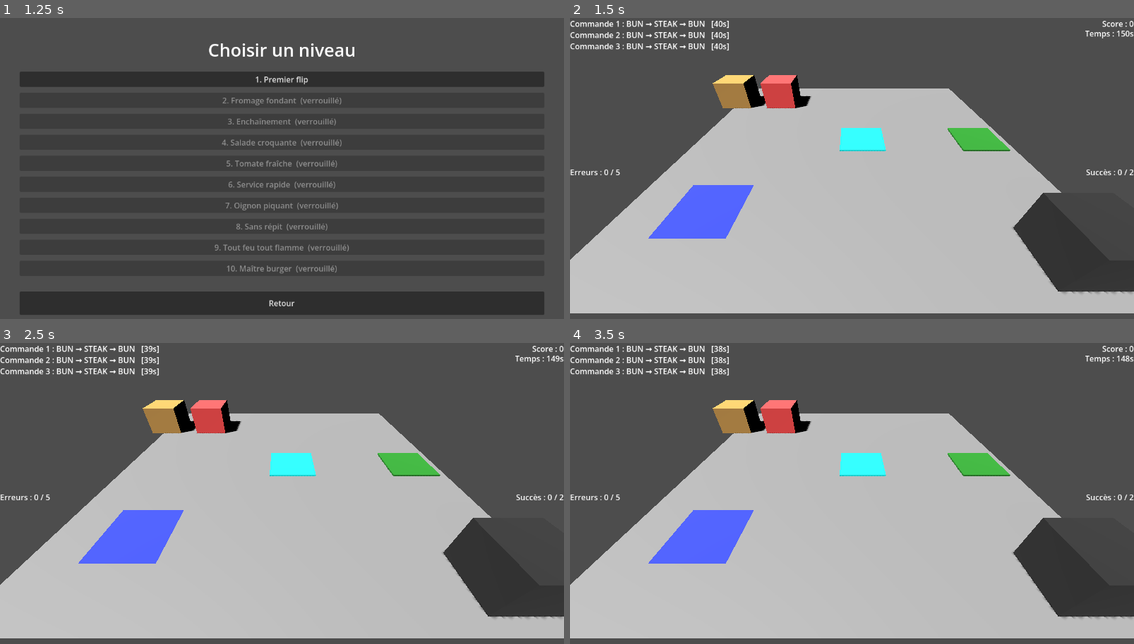
Above: before the commit, frames 1-4 (two rows, left to right).
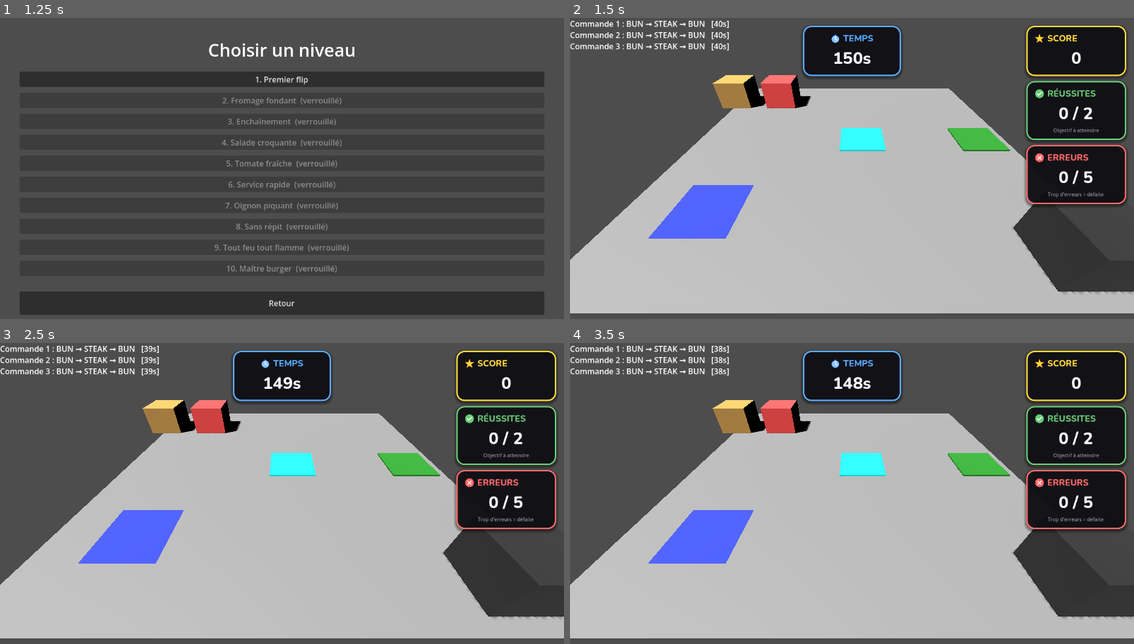
Above: after the commit, the same moments.

Repository: arthur-mdn/Godot-Burger-Maker
Game: Godot game, scene res://Scenes/MainMenu.tscn
Same seed, same stepped clock (60 frames per second), same inputs: the game is played once before the commit and once after it.
Inputs (mouse positions are in pixels of both pictures, inside the frame that each line leads up to):
- Up to frame 1 (1.25 s): click "Jouer" at 0.5 s
- Up to frame 2 (1.5 s): click "1. Premier flip" at 1.25 s
- Up to frame 3 (2.5 s): tap Enter at 2 s; move the mouse to (406, 484) at 2.02 s; click (406, 484) at 2.17 s
- Up to frame 4 (3.5 s): tap Space at 2.75 s; move the mouse to (739, 517) at 2.77 s; click (739, 517) at 2.92 s

Frame 1 is identical in both runs. In frame 2, 13% of the frame differs, in the area x 0-100%, y 0-63%; in frame 3, 13%; in frame 4, 13%.

Commit message:
Restyle HUD cards

Diff:
--- /dev/null
+++ b/Assets/UI/icon_check.svg
@@ -0,0 +1,4 @@
+<svg xmlns="http://www.w3.org/2000/svg" viewBox="0 0 64 64">
+  <circle cx="32" cy="32" r="28" fill="#6BCB77" stroke="#3D9A4A" stroke-width="3"/>
+  <path d="M18 32 L28 42 L46 22" fill="none" stroke="#FFFFFF" stroke-width="6" stroke-linecap="round" stroke-linejoin="round"/>
+</svg>
--- /dev/null
+++ b/Assets/UI/icon_cross.svg
@@ -0,0 +1,4 @@
+<svg xmlns="http://www.w3.org/2000/svg" viewBox="0 0 64 64">
+  <circle cx="32" cy="32" r="28" fill="#FF6B6B" stroke="#D93B3B" stroke-width="3"/>
+  <path d="M22 22 L42 42 M42 22 L22 42" fill="none" stroke="#FFFFFF" stroke-width="6" stroke-linecap="round"/>
+</svg>
--- /dev/null
+++ b/Assets/UI/icon_star.svg
@@ -0,0 +1,3 @@
+<svg xmlns="http://www.w3.org/2000/svg" viewBox="0 0 64 64">
+  <polygon points="32,4 39,24 60,24 43,38 50,58 32,46 14,58 21,38 4,24 25,24" fill="#FFD93D" stroke="#E8A317" stroke-width="3" stroke-linejoin="round"/>
+</svg>
--- /dev/null
+++ b/Assets/UI/icon_timer.svg
@@ -0,0 +1,5 @@
+<svg xmlns="http://www.w3.org/2000/svg" viewBox="0 0 64 64">
+  <circle cx="32" cy="36" r="24" fill="#8EC5FF" stroke="#3A7BD5" stroke-width="3"/>
+  <rect x="28" y="6" width="8" height="8" rx="2" fill="#3A7BD5"/>
+  <path d="M32 20 L32 36 L44 42" fill="none" stroke="#FFFFFF" stroke-width="5" stroke-linecap="round" stroke-linejoin="round"/>
+</svg>
--- a/Scenes/main.tscn
+++ b/Scenes/main.tscn
@@ -8,6 +8,77 @@
 [ext_resource type="Script" uid="uid://c78nbccfty34y" path="res://Scripts/order_manager.gd" id="7_6bp64"]
 [ext_resource type="PackedScene" uid="uid://c2cnq2dxoljcq" path="res://Scenes/CuttingBoard.tscn" id="7_cb"]
 [ext_resource type="PackedScene" uid="uid://dyiu5aj8yyv8d" path="res://Scenes/ServingStation.tscn" id="8_344ge"]
+[ext_resource type="Texture2D" path="res://Assets/UI/icon_star.svg" id="9_star"]
+[ext_resource type="Texture2D" path="res://Assets/UI/icon_check.svg" id="10_check"]
+[ext_resource type="Texture2D" path="res://Assets/UI/icon_cross.svg" id="11_cross"]
+[ext_resource type="Texture2D" path="res://Assets/UI/icon_timer.svg" id="12_timer"]
+[ext_resource type="FontFile" path="res://Assets/Fonts/Nunito-ExtraBold.woff" id="13_font"]
+
+[sub_resource type="FontVariation" id="Font_title"]
+base_font = ExtResource("13_font")
+
+[sub_resource type="FontVariation" id="Font_value"]
+base_font = ExtResource("13_font")
+
+[sub_resource type="StyleBoxFlat" id="StyleBoxFlat_score"]
+bg_color = Color(0.06, 0.06, 0.08, 0.95)
+border_width_left = 3
+border_width_top = 3
+border_width_right = 3
+border_width_bottom = 3
+border_color = Color(1, 0.851, 0.239, 1)
+corner_radius_top_left = 16
+corner_radius_top_right = 16
+corner_radius_bottom_right = 16
+corner_radius_bottom_left = 16
+shadow_color = Color(0, 0, 0, 0.4)
+shadow_size = 6
+shadow_offset = Vector2(0, 3)
+
+[sub_resource type="StyleBoxFlat" id="StyleBoxFlat_success"]
+bg_color = Color(0.06, 0.06, 0.08, 0.95)
+border_width_left = 3
+border_width_top = 3
+border_width_right = 3
+border_width_bottom = 3
+border_color = Color(0.42, 0.796, 0.467, 1)
+corner_radius_top_left = 16
+corner_radius_top_right = 16
+corner_radius_bottom_right = 16
+corner_radius_bottom_left = 16
+shadow_color = Color(0, 0, 0, 0.4)
+shadow_size = 6
+shadow_offset = Vector2(0, 3)
+
+[sub_resource type="StyleBoxFlat" id="StyleBoxFlat_fail"]
+bg_color = Color(0.06, 0.06, 0.08, 0.95)
+border_width_left = 3
+border_width_top = 3
+border_width_right = 3
+border_width_bottom = 3
+border_color = Color(1, 0.42, 0.42, 1)
+corner_radius_top_left = 16
+corner_radius_top_right = 16
+corner_radius_bottom_right = 16
+corner_radius_bottom_left = 16
+shadow_color = Color(0, 0, 0, 0.4)
+shadow_size = 6
+shadow_offset = Vector2(0, 3)
+
+[sub_resource type="StyleBoxFlat" id="StyleBoxFlat_timer"]
+bg_color = Color(0.06, 0.06, 0.08, 0.95)
+border_width_left = 3
+border_width_top = 3
+border_width_right = 3
+border_width_bottom = 3
+border_color = Color(0.353, 0.667, 1, 1)
+corner_radius_top_left = 16
+corner_radius_top_right = 16
+corner_radius_bottom_right = 16
+corner_radius_bottom_left = 16
+shadow_color = Color(0, 0, 0, 0.4)
+shadow_size = 6
+shadow_offset = Vector2(0, 3)
 
 [sub_resource type="PlaneMesh" id="PlaneMesh_7u77a"]
 size = Vector2(10, 10)
@@ -102,65 +173,208 @@
 scroll_active = false
 autowrap_mode = 0
 
-[node name="ScoreLabel" type="RichTextLabel" parent="CanvasLayer" unique_id=505984678]
+[node name="TimerCard" type="PanelContainer" parent="CanvasLayer"]
+anchors_preset = 5
+anchor_left = 0.5
+anchor_right = 0.5
+offset_left = -100.0
+offset_top = 16.0
+offset_right = 100.0
+offset_bottom = 88.0
+grow_horizontal = 2
+theme_override_styles/panel = SubResource("StyleBoxFlat_timer")
+
+[node name="Margin" type="MarginContainer" parent="CanvasLayer/TimerCard"]
+layout_mode = 2
+theme_override_constants/margin_left = 14
+theme_override_constants/margin_top = 10
+theme_override_constants/margin_right = 14
+theme_override_constants/margin_bottom = 10
+
+[node name="Content" type="VBoxContainer" parent="CanvasLayer/TimerCard/Margin"]
+layout_mode = 2
+theme_override_constants/separation = 4
+
+[node name="Header" type="HBoxContainer" parent="CanvasLayer/TimerCard/Margin/Content"]
+layout_mode = 2
+alignment = 1
+theme_override_constants/separation = 6
+
+[node name="Icon" type="TextureRect" parent="CanvasLayer/TimerCard/Margin/Content/Header"]
+custom_minimum_size = Vector2(20, 20)
+layout_mode = 2
+texture = ExtResource("12_timer")
+expand_mode = 1
+stretch_mode = 5
+
+[node name="Title" type="Label" parent="CanvasLayer/TimerCard/Margin/Content/Header"]
+layout_mode = 2
+theme_override_colors/font_color = Color(0.353, 0.667, 1, 1)
+theme_override_fonts/font = SubResource("Font_title")
+theme_override_font_sizes/font_size = 18
+text = "TEMPS"
+vertical_alignment = 1
+
+[node name="Value" type="Label" parent="CanvasLayer/TimerCard/Margin/Content"]
+layout_mode = 2
+theme_override_colors/font_color = Color(1, 1, 1, 1)
+theme_override_fonts/font = SubResource("Font_value")
+theme_override_font_sizes/font_size = 34
+text = "120s"
+horizontal_alignment = 1
+
+[node name="GameHUD" type="VBoxContainer" parent="CanvasLayer"]
 anchors_preset = 1
 anchor_left = 1.0
 anchor_right = 1.0
-offset_left = -40.0
-offset_bottom = 40.0
+offset_left = -220.0
+offset_top = 16.0
+offset_right = -16.0
 grow_horizontal = 0
+theme_override_constants/separation = 10
+
+[node name="ScoreCard" type="PanelContainer" parent="CanvasLayer/GameHUD"]
+custom_minimum_size = Vector2(200, 0)
+layout_mode = 2
+theme_override_styles/panel = SubResource("StyleBoxFlat_score")
+
+[node name="Margin" type="MarginContainer" parent="CanvasLayer/GameHUD/ScoreCard"]
+layout_mode = 2
+theme_override_constants/margin_left = 14
+theme_override_constants/margin_top = 10
+theme_override_constants/margin_right = 14
+theme_override_constants/margin_bottom = 10
+
+[node name="Content" type="VBoxContainer" parent="CanvasLayer/GameHUD/ScoreCard/Margin"]
+layout_mode = 2
+theme_override_constants/separation = 4
+
+[node name="Header" type="HBoxContainer" parent="CanvasLayer/GameHUD/ScoreCard/Margin/Content"]
+layout_mode = 2
+theme_override_constants/separation = 6
+
+[node name="Icon" type="TextureRect" parent="CanvasLayer/GameHUD/ScoreCard/Margin/Content/Header"]
+custom_minimum_size = Vector2(20, 20)
+layout_mode = 2
+texture = ExtResource("9_star")
+expand_mode = 1
+stretch_mode = 5
+
+[node name="Title" type="Label" parent="CanvasLayer/GameHUD/ScoreCard/Margin/Content/Header"]
+layout_mode = 2
+theme_override_colors/font_color = Color(1, 0.851, 0.239, 1)
+theme_override_fonts/font = SubResource("Font_title")
+theme_override_font_sizes/font_size = 18
 text = "SCORE"
-fit_content = true
-scroll_active = false
-autowrap_mode = 0
-autowrap_trim_flags = 0
-horizontal_alignment = 2
-
-[node name="TimerLabel" type="RichTextLabel" parent="CanvasLayer" unique_id=1094620887]
-anchors_preset = 1
-anchor_left = 1.0
-anchor_right = 1.0
-offset_left = -40.0
-offset_top = 20.0
-offset_bottom = 60.0
-grow_horizontal = 0
-text = "TIMER"
-fit_content = true
-scroll_active = false
-autowrap_mode = 0
-autowrap_trim_flags = 0
-horizontal_alignment = 2
-
-[node name="SuccessLabel" type="RichTextLabel" parent="CanvasLayer" unique_id=1688725441]
-anchors_preset = 6
-anchor_left = 1.0
-anchor_top = 0.5
-anchor_right = 1.0
-anchor_bottom = 0.5
-offset_left = -68.0
-offset_top = -20.0
-offset_bottom = 20.0
-grow_horizontal = 0
-grow_vertical = 2
-text = "SUCCESS"
-fit_content = true
-scroll_active = false
-autowrap_mode = 0
-autowrap_trim_flags = 0
-
-[node name="FailLabel" type="RichTextLabel" parent="CanvasLayer" unique_id=1803385824]
-anchors_preset = 4
-anchor_top = 0.5
-anchor_bottom = 0.5
-offset_top = -20.0
-offset_right = 40.0
-offset_bottom = 20.0
-grow_vertical = 2
-text = "FAIL"
-fit_content = true
-scroll_active = false
-autowrap_mode = 0
-autowrap_trim_flags = 0
+vertical_alignment = 1
+
+[node name="Value" type="Label" parent="CanvasLayer/GameHUD/ScoreCard/Margin/Content"]
+layout_mode = 2
+theme_override_colors/font_color = Color(1, 1, 1, 1)
+theme_override_fonts/font = SubResource("Font_value")
+theme_override_font_sizes/font_size = 34
+text = "0"
+horizontal_alignment = 1
+
+[node name="SuccessCard" type="PanelContainer" parent="CanvasLayer/GameHUD"]
+custom_minimum_size = Vector2(200, 0)
+layout_mode = 2
+theme_override_styles/panel = SubResource("StyleBoxFlat_success")
+
+[node name="Margin" type="MarginContainer" parent="CanvasLayer/GameHUD/SuccessCard"]
+layout_mode = 2
+theme_override_constants/margin_left = 14
+theme_override_constants/margin_top = 10
+theme_override_constants/margin_right = 14
+theme_override_constants/margin_bottom = 10
+
+[node name="Content" type="VBoxContainer" parent="CanvasLayer/GameHUD/SuccessCard/Margin"]
+layout_mode = 2
+theme_override_constants/separation = 4
+
+[node name="Header" type="HBoxContainer" parent="CanvasLayer/GameHUD/SuccessCard/Margin/Content"]
+layout_mode = 2
+theme_override_constants/separation = 6
+
+[node name="Icon" type="TextureRect" parent="CanvasLayer/GameHUD/SuccessCard/Margin/Content/Header"]
+custom_minimum_size = Vector2(20, 20)
+layout_mode = 2
+texture = ExtResource("10_check")
+expand_mode = 1
+stretch_mode = 5
+
+[node name="Title" type="Label" parent="CanvasLayer/GameHUD/SuccessCard/Margin/Content/Header"]
+layout_mode = 2
+theme_override_colors/font_color = Color(0.42, 0.796, 0.467, 1)
+theme_override_fonts/font = SubResource("Font_title")
+theme_override_font_sizes/font_size = 18
+text = "RÉUSSITES"
+vertical_alignment = 1
+
+[node name="Value" type="Label" parent="CanvasLayer/GameHUD/SuccessCard/Margin/Content"]
+layout_mode = 2
+theme_override_colors/font_color = Color(1, 1, 1, 1)
+theme_override_fonts/font = SubResource("Font_value")
+theme_override_font_sizes/font_size = 34
+text = "0"
+horizontal_alignment = 1
+
+[node name="Hint" type="Label" parent="CanvasLayer/GameHUD/SuccessCard/Margin/Content"]
+layout_mode = 2
+theme_override_colors/font_color = Color(0.55, 0.55, 0.6, 1)
+theme_override_font_sizes/font_size = 10
+text = "Objectif à atteindre"
+horizontal_alignment = 1
+
+[node name="FailCard" type="PanelContainer" parent="CanvasLayer/GameHUD"]
+custom_minimum_size = Vector2(200, 0)
+layout_mode = 2
+theme_override_styles/panel = SubResource("StyleBoxFlat_fail")
+
+[node name="Margin" type="MarginContainer" parent="CanvasLayer/GameHUD/FailCard"]
+layout_mode = 2
+theme_override_constants/margin_left = 14
+theme_override_constants/margin_top = 10
+theme_override_constants/margin_right = 14
+theme_override_constants/margin_bottom = 10
+
+[node name="Content" type="VBoxContainer" parent="CanvasLayer/GameHUD/FailCard/Margin"]
+layout_mode = 2
+theme_override_constants/separation = 4
+
+[node name="Header" type="HBoxContainer" parent="CanvasLayer/GameHUD/FailCard/Margin/Content"]
+layout_mode = 2
+theme_override_constants/separation = 6
+
+[node name="Icon" type="TextureRect" parent="CanvasLayer/GameHUD/FailCard/Margin/Content/Header"]
+custom_minimum_size = Vector2(20, 20)
+layout_mode = 2
+texture = ExtResource("11_cross")
+expand_mode = 1
+stretch_mode = 5
+
+[node name="Title" type="Label" parent="CanvasLayer/GameHUD/FailCard/Margin/Content/Header"]
+layout_mode = 2
+theme_override_colors/font_color = Color(1, 0.42, 0.42, 1)
+theme_override_fonts/font = SubResource("Font_title")
+theme_override_font_sizes/font_size = 18
+text = "ERREURS"
+vertical_alignment = 1
+
+[node name="Value" type="Label" parent="CanvasLayer/GameHUD/FailCard/Margin/Content"]
+layout_mode = 2
+theme_override_colors/font_color = Color(1, 1, 1, 1)
+theme_override_fonts/font = SubResource("Font_value")
+theme_override_font_sizes/font_size = 34
+text = "0"
+horizontal_alignment = 1
+
+[node name="Hint" type="Label" parent="CanvasLayer/GameHUD/FailCard/Margin/Content"]
+layout_mode = 2
+theme_override_colors/font_color = Color(0.55, 0.55, 0.6, 1)
+theme_override_font_sizes/font_size = 10
+text = "Trop d'erreurs = défaite"
+horizontal_alignment = 1
 
 [node name="LevelEndPopup" type="PanelContainer" parent="CanvasLayer"]
 visible = false
--- a/Scripts/main.gd
+++ b/Scripts/main.gd
@@ -13,10 +13,11 @@
 @onready var order_manager = $OrderManager
 @onready var camera = $Camera3D
 
-@onready var score_label = $CanvasLayer/ScoreLabel
-@onready var timer_label = $CanvasLayer/TimerLabel
-@onready var success_label = $CanvasLayer/SuccessLabel
-@onready var fail_label = $CanvasLayer/FailLabel
+@onready var score_label = $CanvasLayer/GameHUD/ScoreCard/Margin/Content/Value
+@onready var timer_label = $CanvasLayer/TimerCard/Margin/Content/Value
+@onready var success_label = $CanvasLayer/GameHUD/SuccessCard/Margin/Content/Value
+@onready var success_hint_label = $CanvasLayer/GameHUD/SuccessCard/Margin/Content/Hint
+@onready var fail_label = $CanvasLayer/GameHUD/FailCard/Margin/Content/Value
 @onready var level_end_popup = $CanvasLayer/LevelEndPopup
 @onready var end_title_label = $CanvasLayer/LevelEndPopup/Panel/MarginContainer/VBoxContainer/TitleLabel
 @onready var end_score_label = $CanvasLayer/LevelEndPopup/Panel/MarginContainer/VBoxContainer/ScoreLabel
@@ -85,16 +86,19 @@
 
 func update_level_ui():
 	if score_label:
-		score_label.text = "Score : " + str(score)
+		score_label.text = str(score)
 
 	if timer_label:
-		timer_label.text = "Temps : " + str(int(ceil(level_time_left))) + "s"
+		timer_label.text = str(int(ceil(level_time_left))) + "s"
 
 	if success_label:
-		success_label.text = "Succès : " + str(success_count) + " / " + str(target_success)
+		success_label.text = str(success_count) + " / " + str(target_success)
+
+	if success_hint_label:
+		success_hint_label.text = "Objectif à atteindre"
 
 	if fail_label:
-		fail_label.text = "Erreurs : " + str(fail_count) + " / " + str(max_failures)
+		fail_label.text = str(fail_count) + " / " + str(max_failures)
 
 func _input(event):
 	if event is InputEventMouseButton and not event.pressed:
Binary file added: Assets/Fonts/Nunito-ExtraBold.woff
Not shown, added: Assets/Fonts/Nunito-ExtraBold.woff.import
Not shown, added: Assets/UI/icon_check.svg.import
Not shown, added: Assets/UI/icon_cross.svg.import
Not shown, added: Assets/UI/icon_star.svg.import
Not shown, added: Assets/UI/icon_timer.svg.import
